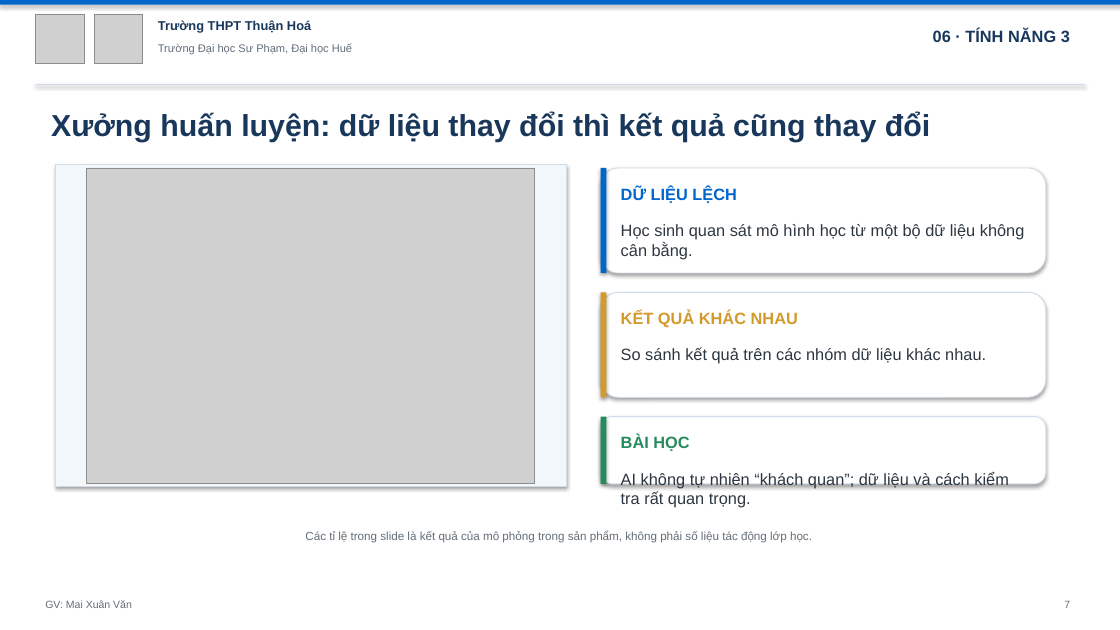
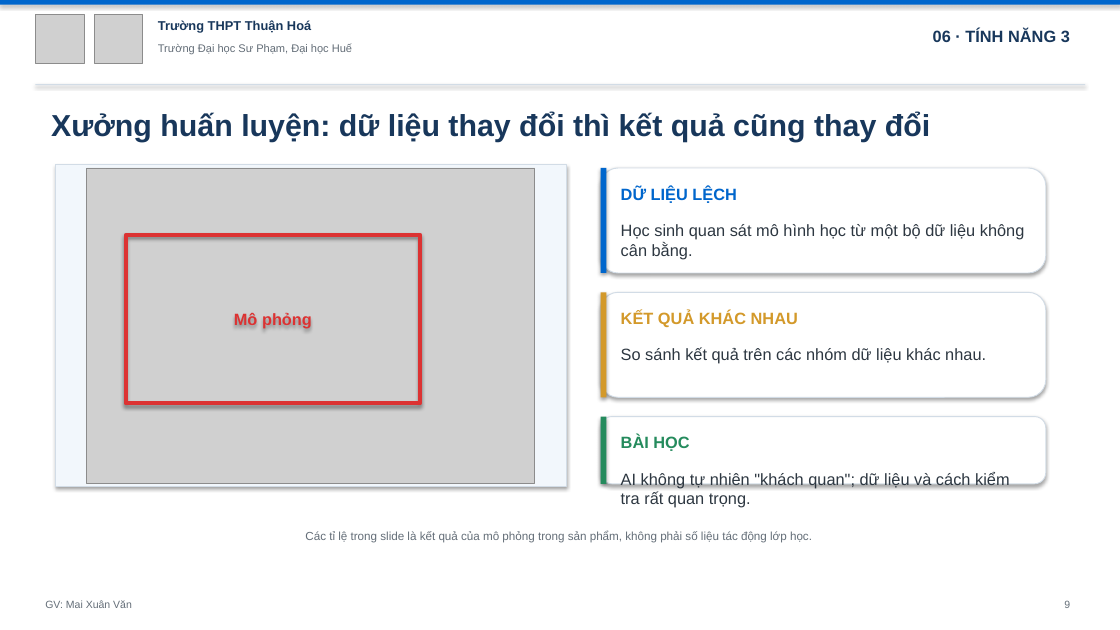
Before and after one commit to mxuanvan02/ainatomy, a slide deck: slide 9 of template_thuanhoa.pptx (slide 7 before the commit). Drawn at 1120x630 pixels with LibreOffice and Linux fonts; fonts in the diff are those of the drawing; grey boxes stand for pictures. Boxes give left, top, right and bottom in pixels: in the first picture for what was removed or moved away, otherwise in the second. Text is boxed around its words. In the diff, an @@ line names an element or a change of style, - is before the commit and + after.

```diff
--- a/template_thuanhoa.pptx
+++ b/template_thuanhoa.pptx
@@ rectangle added at (126, 235, 420, 403), outline #DC3232 4 pt, 14 pt, text #DC3232, bold @@
+Mô phỏng
@@ text at (621, 471, 1010, 508): text changed @@
-AI không tự nhiên “khách quan”; dữ liệu và cách kiểm tra rất quan trọng.
+AI không tự nhiên "khách quan"; dữ liệu và cách kiểm tra rất quan trọng.
@@ text at (1064, 601, 1070, 608): text changed @@
-7
+9
```
Also in this commit, not shown: 11 other slides changed, 2 slides added, 3 other files.
